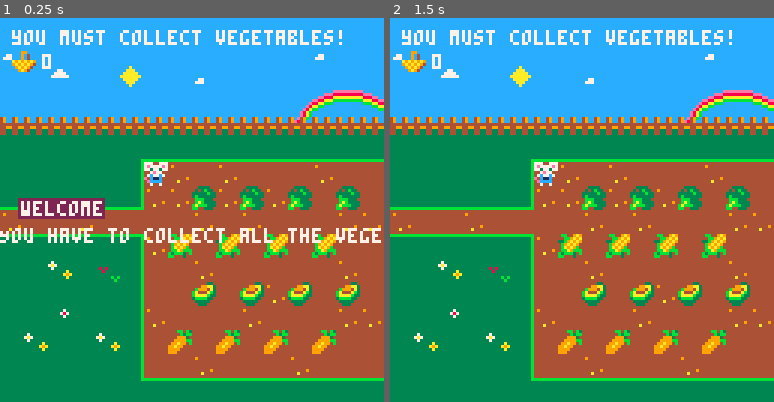
Above: before the commit, frames 1-2 (left to right).
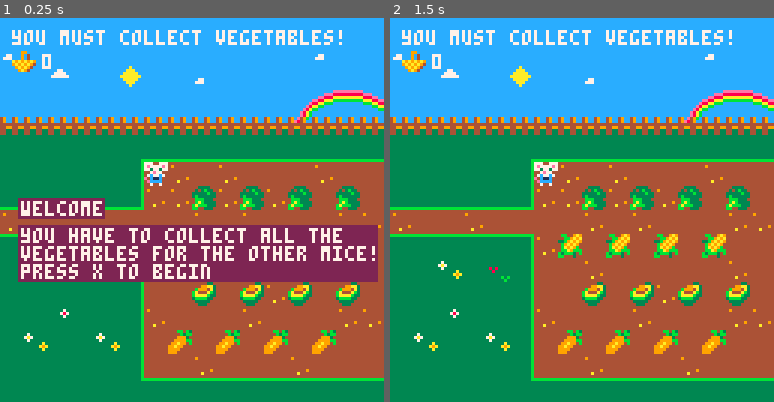
Above: after the commit, the same moments.

Repository: adatechschool/projet-collectif---pico-8-eline-bradley-france
Game: PICO-8 cartridge version6.p8
Two runs of this game, one before a commit and one after it. Both use one fixed random seed, a clock stepped at 60 frames per second and the inputs below.
Inputs:
- Up to frame 1 (0.25 s): no input
- Up to frame 2 (1.5 s): tap X (X key) at 0.33, 1.07 s

The runs differ from the first frame. In frame 1, 14% of the frame differs, in the area x 0-100%, y 53-69%; in frame 2, nothing differs.

Commit message:
message finished

Diff:
--- a/version6.p8
+++ b/version6.p8
@@ -7,7 +7,7 @@
 	create_player()
 	score = 0
 	init_msg()
-	create_msg("welcome", "You have to collect all the vegetables for the other mice!")
+	create_msg("welcome", "you have to collect all the\nvegetables for the other mice!\npress x to begin")
 end
 
 function _update()
@@ -169,9 +169,10 @@
 function draw_msg()
 	if messages[1] then
 		local y = 60
-		rectfill(6, y,6+#msg_title*4, y + 6, 2)
-		print(msg_title, 7, y+1, 7)
-		print(messages[1], 0, y + 10, 7)
+		rectfill(6, y, 6 + #msg_title * 4, y + 6, 2)
+		print(msg_title, 7, y + 1, 7)
+		rectfill(6, y + 9, 125, y + 27, 2)
+		print(messages[1], 7, y + 10, 7)
 	end
 end
 
